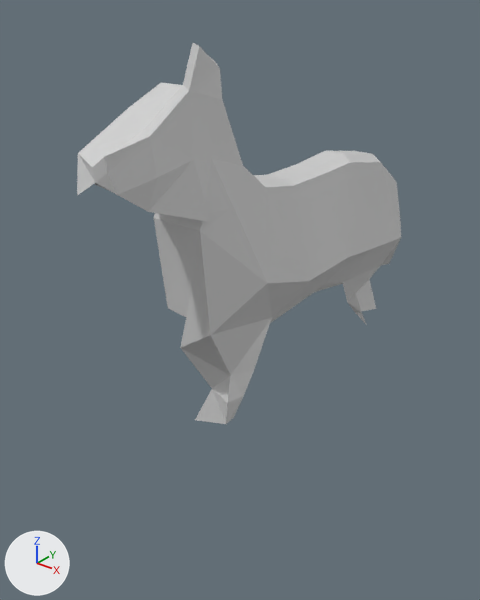
Two versions of the COLLADA model ARDoggo/ARDoggo/art.scnassets/corgi.dae, one commit apart.
Camera for both pictures: a 50 mm camera at (6.72, -8.77, 7.22) aimed at (-0.44, 0.18, 1.67). The axes (+X, +Y, +Z) are drawn at lower left. The lights are the same throughout. Vertices at the same position are counted once.
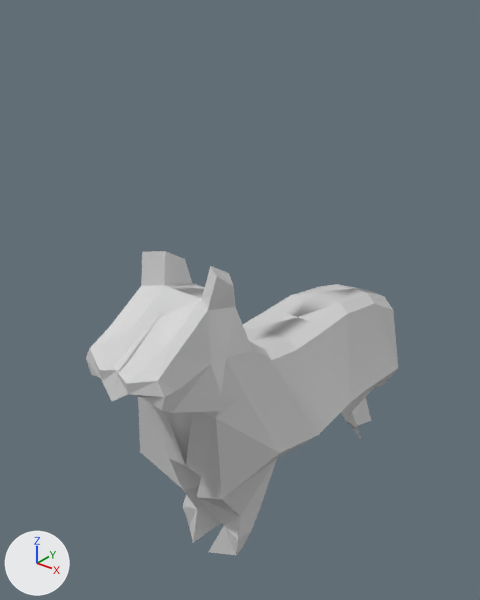
What differs and where, as boxes [x1, y1, x2, y2] in the pictures (480 x 600 px):
```json
{"object": "Plane", "change": "reshaped, moved", "before": [77, 43, 401, 424], "after": [86, 251, 398, 555], "on screen": "20% shorter"}
{"part": 1, "of": "me_plane", "change": "built on", "before": [92, 129, 401, 375], "after": [86, 251, 398, 542]}
```

Edits to the scene script, one JSON object a line:
```json
{"block": "me_plane", "where": "# used by ob_plane; location = (-0.09, -0.16, 3.21)"}
{"op": "remove", "block": "me_plane", "code": "me_plane.from_pydata(...)  # 120 vertices, 230 faces; spans x -0.12..1.38, y -3.46..4.48, z -3.07..3.24"}
{"op": "add", "block": "me_plane", "code": "me_plane.from_pydata(...)  # 211 vertices, 427 faces; spans x -1.53..1.53, y -3.45..4.71, z -3.07..3.24"}
{"block": "me_plane", "change": "me_plane part 1"}
{"block": "me_plane", "change": "14 vertices are removed from x 0.0..0.69, y -3.46..4.48, z -1.49..2.09"}
{"block": "me_plane", "change": "73 faces are deleted"}
{"block": "me_plane", "change": "17 vertices move from x 0.0..1.38, y -2.07..4.44, z -1.67..0.66 to x 0.0..1.53, y -2.11..4.55, z -1.68..0.67"}
{"block": "me_plane", "change": "91 vertices are added at x -1.53..0.87, y -3.45..4.71, z -3.07..3.24"}
{"block": "me_plane", "change": "14 new vertices lie (-0.41, 0.0, 0.0) away from vertices in x 0.0, y -3.2..3.77, z -1.78..2.71"}
{"block": "me_plane", "change": "153 new faces join them, mat_material_001 (light grey #d1d1d1)"}
{"block": "me_plane", "change": "115 new faces join them, mat_material_002 (light grey #d1d1d1)"}
{"block": "me_plane", "change": "2 new faces join them, mat_material_003 (light grey #d1d1d1)"}
{"op": "set", "path": "ob_plane.location", "old": "(-0.09, -0.16, 3.21)", "new": "(0.0, 0.0, 0.0)"}
```
